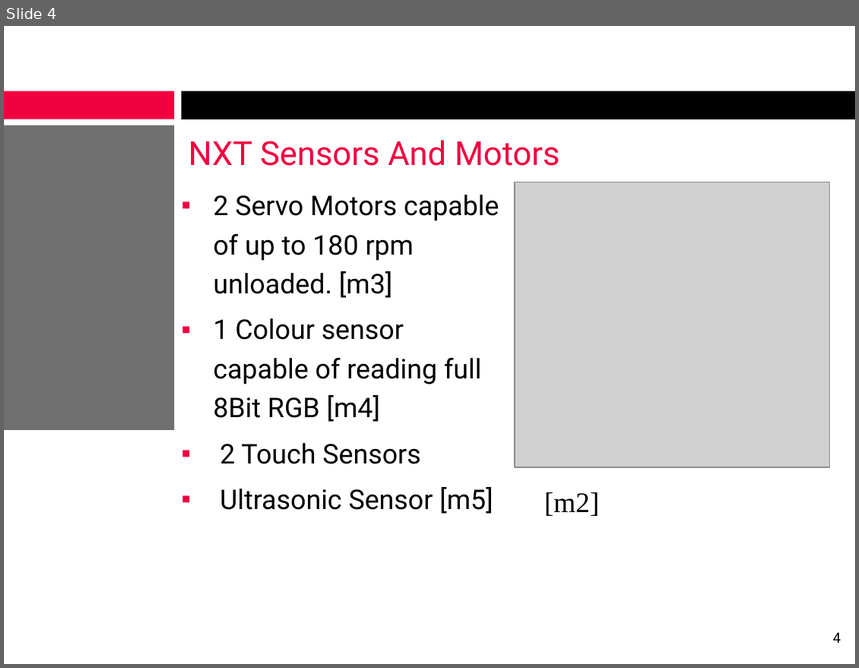
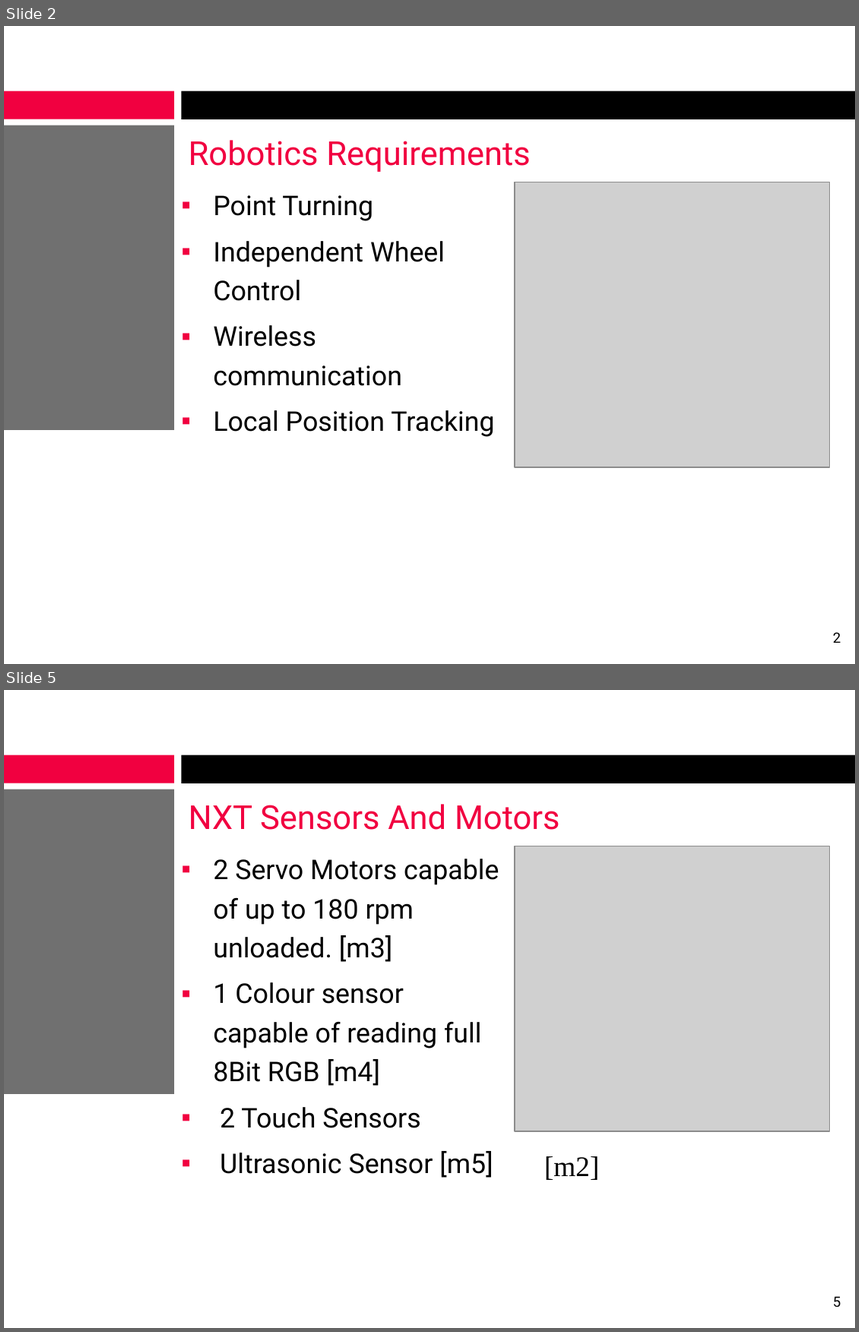
Before and after one commit to alexcraig/RoboWars, a slide deck: docs/presentation_slides/RoboWarsPresentation_MikeWright.ppt. Shown one above the other, each under a label of ours: slide 4 before the commit, slides 2 and 5 after it; the slides between them are not shown. The pictures are 859x668 and 859x1332 pixels, drawn with LibreOffice and Linux fonts; fonts in the diff are those of the drawing; grey boxes stand for pictures; background and template pictures are left out. Boxes give left, top, right and bottom in pixels: in the first picture for what was removed or moved away, otherwise in the second. Text is boxed around its words. In the diff, an @@ line names an element or a change of style, - is before the commit and + after.

```diff
--- a/docs/presentation_slides/RoboWarsPresentation_MikeWright.ppt
+++ b/docs/presentation_slides/RoboWarsPresentation_MikeWright.ppt
@@ slide 2 added at <box>4,26,855,664</box>, background #FFFFFF; not listed: 3 template elements that a slide beside it also shows @@
@@ title added at <box>189,140,530,172</box>, 28 pt, text #F10040 @@
+Robotics Requirements
@@ picture added at <box>515,182,829,467</box> @@
@@ text added at <box>213,195,494,437</box>, 23 pt, text #000000 @@
+▪ Point Turning
+▪ Independent Wheel Control
+▪ Wireless communication
+▪ Local Position Tracking
@@ page number added at <box>833,632,841,643</box>, 12 pt, text #000000 @@
+2
@@ what was slide 4 is now slide 5 @@
@@ page number at <box>833,1296,841,1308</box>: text changed @@
-4
+5
```
Also in this commit, not shown: 6 slides changed, 3 other slides added, 1 slide removed, 4 other files.
